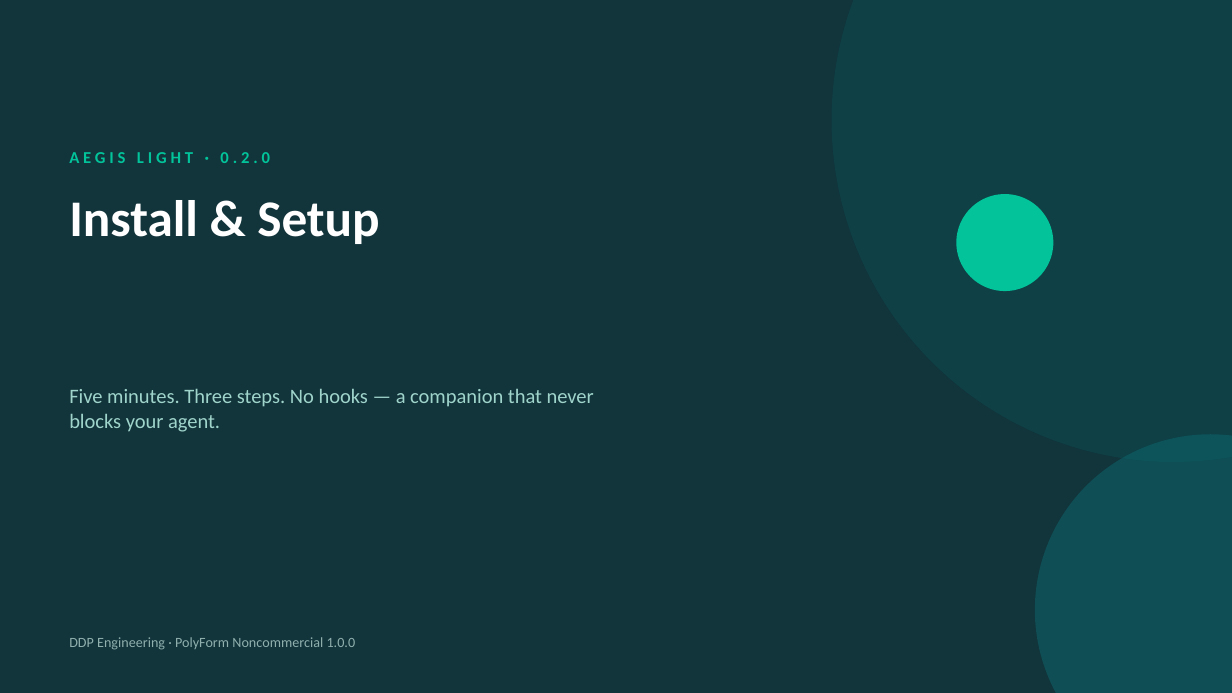
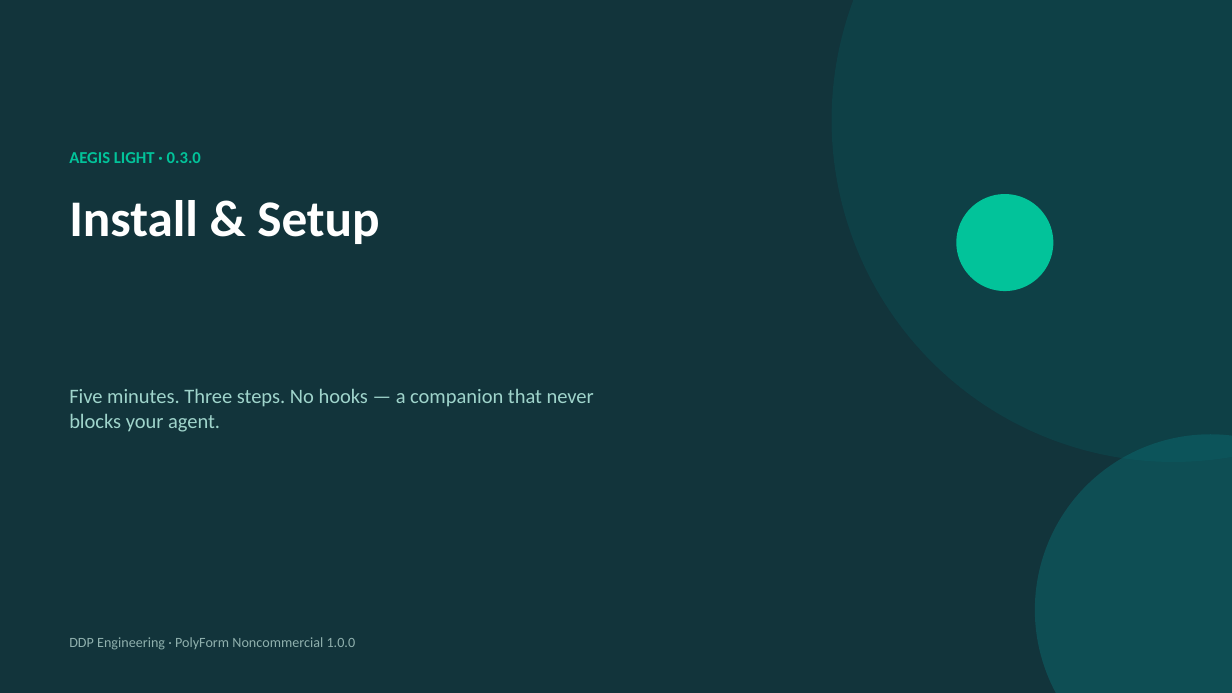
Before and after one commit to DDP-Engineering/Agentic_Engineering_Governance_Integrity_System, a slide deck: slide 1 of 06_SoftwareDocu/AEGIS-Light/01_Install_and_Setup.pptx. Drawn at 1232x693 pixels with LibreOffice and Linux fonts; fonts in the diff are those of the drawing. Boxes give left, top, right and bottom in pixels: in the first picture for what was removed or moved away, otherwise in the second. Text is boxed around its words. In the diff, an @@ line names an element or a change of style, - is before the commit and + after.

Commit message:
feat(aegis-light): add validate stage and reproducible red evidence
- record exact red test commands, non-zero exits, and expected failure reasons
- split candidate validation from publish-only delivery without a delivery zone
- update plans, tests, guides, and presentation companions for 0.3.0
- deploy the AEGIS Light 0.3.0 payload into this repository

```diff
--- a/06_SoftwareDocu/AEGIS-Light/01_Install_and_Setup.pptx
+++ b/06_SoftwareDocu/AEGIS-Light/01_Install_and_Setup.pptx
@@ text at [69,152,201,163]: text changed @@
-AEGIS LIGHT · 0.2.0
+AEGIS LIGHT · 0.3.0
```
Also in this commit, not shown: 6 other slides changed, 49 other files.
